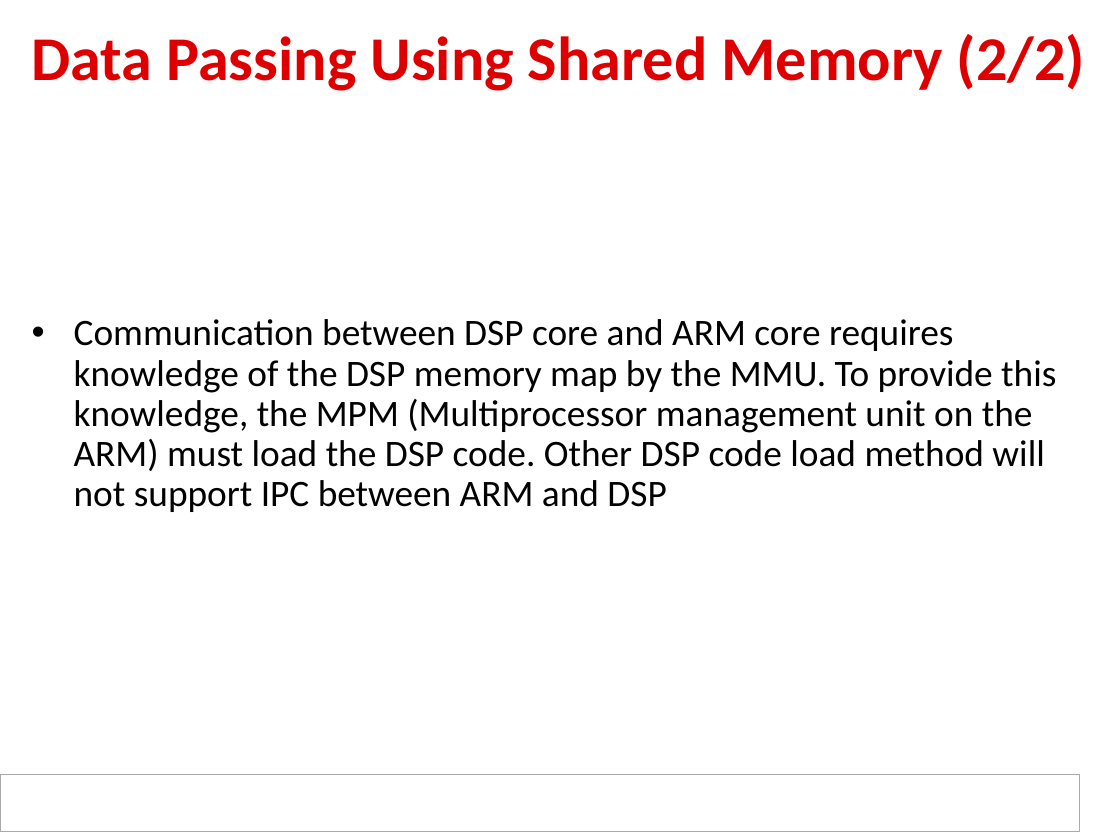
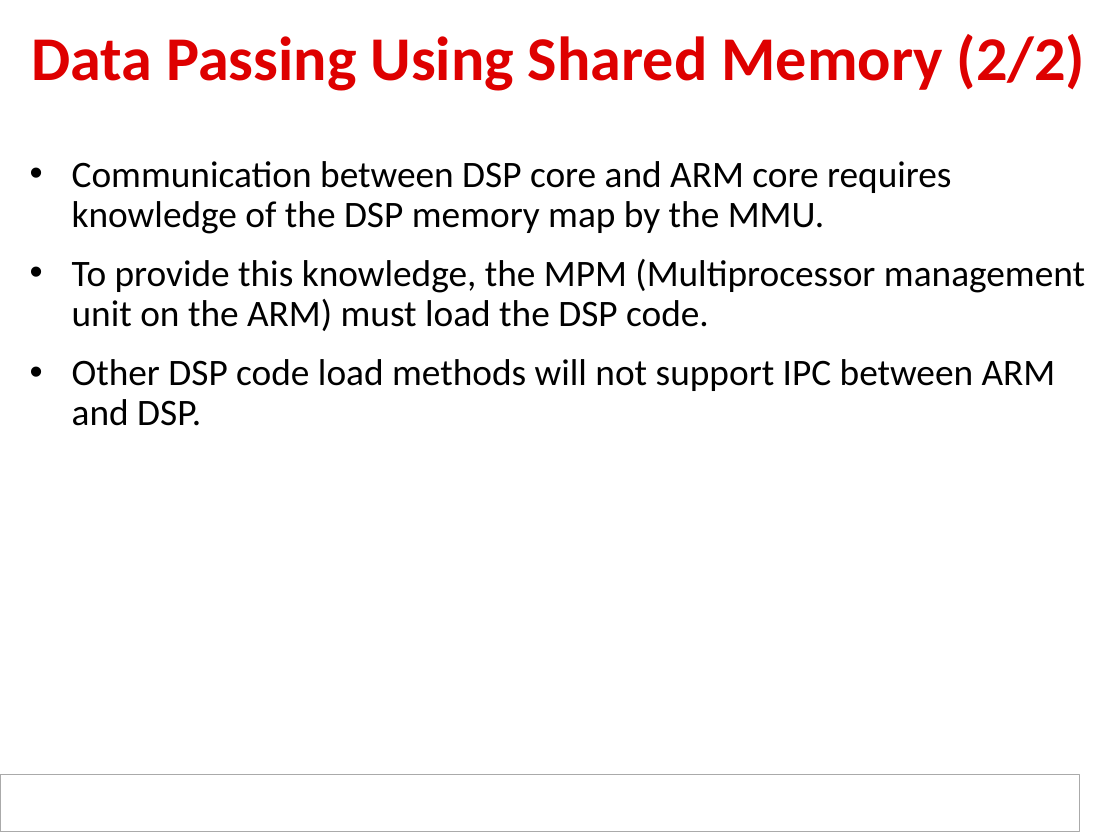
Before and after one commit to hari1989/keystone-workshop, a slide deck: slide 37 of preliminary/ipcForTI_RTOS_Internal.pptx (slide 41 before the commit). Drawn at 1120x840 pixels with LibreOffice and Linux fonts; fonts in the diff are those of the drawing; background and template pictures are left out. Boxes give left, top, right and bottom in pixels: in the first picture for what was removed or moved away, otherwise in the second. Text is boxed around its words. In the diff, an @@ line names an element or a change of style, - is before the commit and + after.

```diff
--- a/preliminary/ipcForTI_RTOS_Internal.pptx
+++ b/preliminary/ipcForTI_RTOS_Internal.pptx
@@ text at bbox=[72, 161, 1085, 426]: text changed @@
-• Communication between DSP core and ARM core requires knowledge of the DSP memory map by the MMU. To provide this knowledge, the MPM (Multiprocessor management unit on the ARM) must load the DSP code. Other DSP code load method will not support IPC between ARM and DSP
+• Communication between DSP core and ARM core requires knowledge of the DSP memory map by the MMU.
+• To provide this knowledge, the MPM (Multiprocessor management unit on the ARM) must load the DSP code.
+• Other DSP code load methods will not support IPC between ARM and DSP.
```
Also in this commit, not shown: 36 other slides changed, 1 slide added, 6 slides removed.
